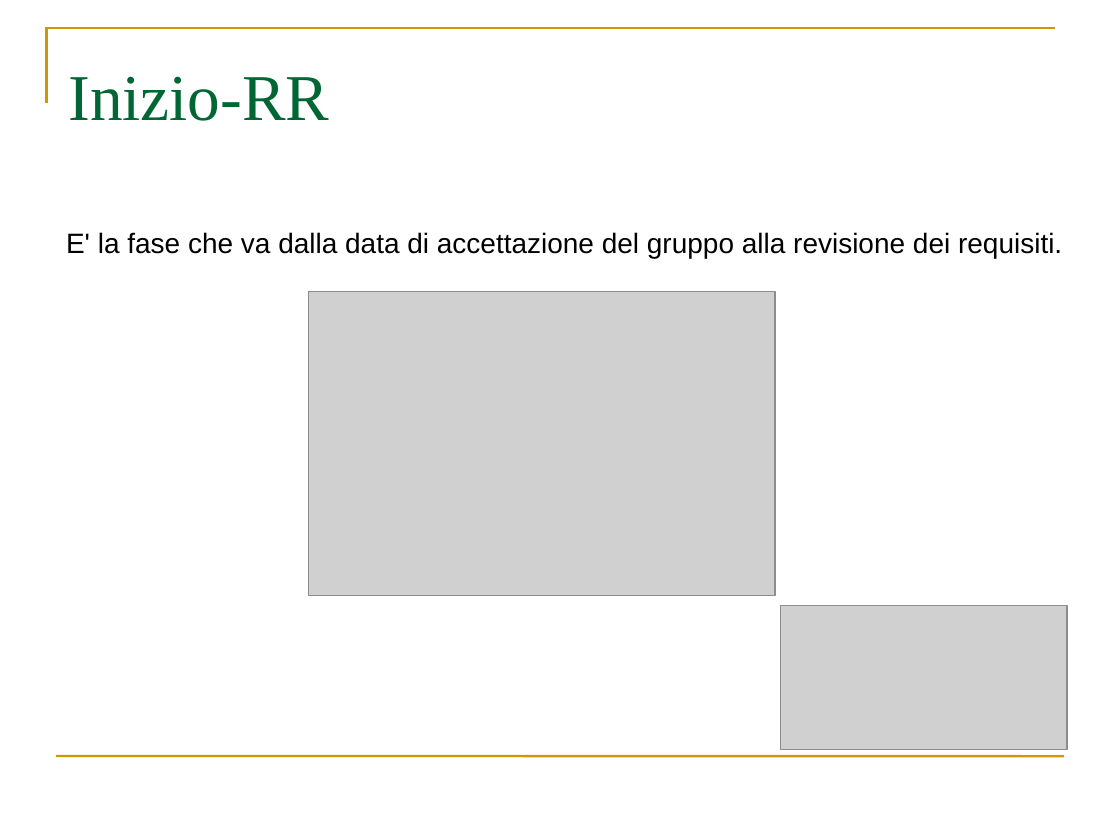
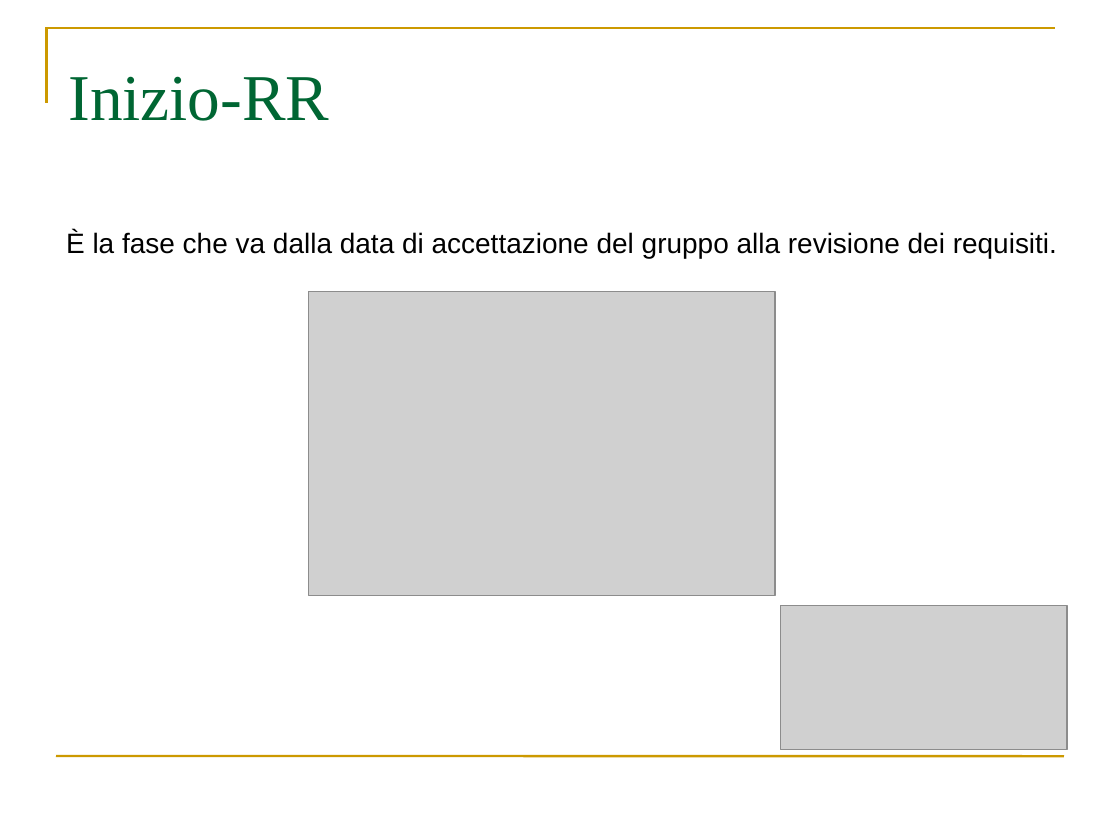
Before and after one commit to webshape/ajaxdraw, a slide deck: slide 17 of doc/PresentazioneRR/PresentazioneRR.ppt. Drawn at 1120x840 pixels with LibreOffice and Linux fonts; fonts in the diff are those of the drawing; grey boxes stand for pictures. Boxes give left, top, right and bottom in pixels: in the first picture for what was removed or moved away, otherwise in the second. Text is boxed around its words. In the diff, an @@ line names an element or a change of style, - is before the commit and + after.

```diff
--- a/doc/PresentazioneRR/PresentazioneRR.ppt
+++ b/doc/PresentazioneRR/PresentazioneRR.ppt
@@ text at bbox=[66, 231, 1057, 258]: text changed @@
-E' la fase che va dalla data di accettazione del gruppo alla revisione dei requisiti.
+È la fase che va dalla data di accettazione del gruppo alla revisione dei requisiti.
```
Also in this commit, not shown: 10 other slides changed, 1 other file.
